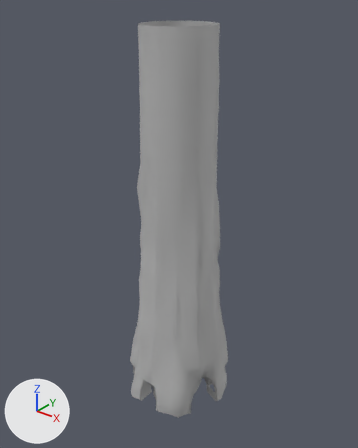
Renders of the FBX model Assets/Models/Großer_Baum.fbx from each side of a commit.
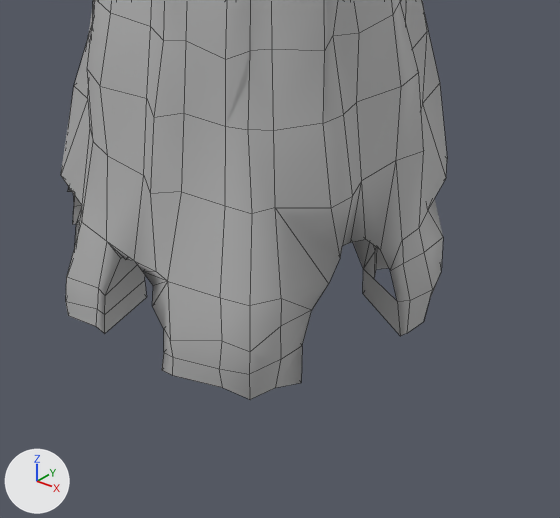
There are two pictures of each version: one whole from a 50 mm lens placed at (7.06, -8.82, 10.59), pointed at (-0.13, 0.16, 5.02), one close up on the part from 32% to 72% of the width and 71% to 100% of the height. Arrows for +X, +Y and +Z are at lower left; the lights stay in place. The close-ups show mesh edges as thin lines. Where no turn or scale is listed for an object, it has been applied to the vertices. Vertices at the same position are counted once.

The scene before the commit, as lines of its bpy script (objects in view):
```python
me_mesh = bpy.data.meshes.new('Mesh')
me_mesh.from_pydata(...)  # 894 vertices, 867 faces; spans x -1.52..1.48, y -1.41..1.41, z -0.04..9.82
me_mesh.materials.append(mat_lambert2)  # grey #bcbcbc
ob_polysurface3 = bpy.data.objects.new('polySurface3', me_mesh)
ob_polysurface3.location = (0.0, 0.0, 0.005)
```
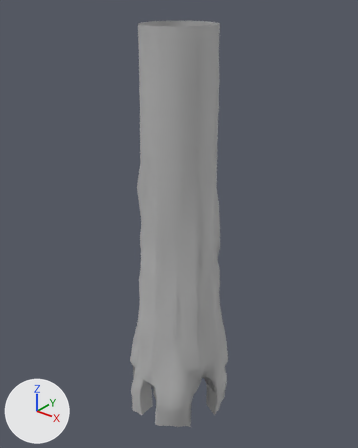
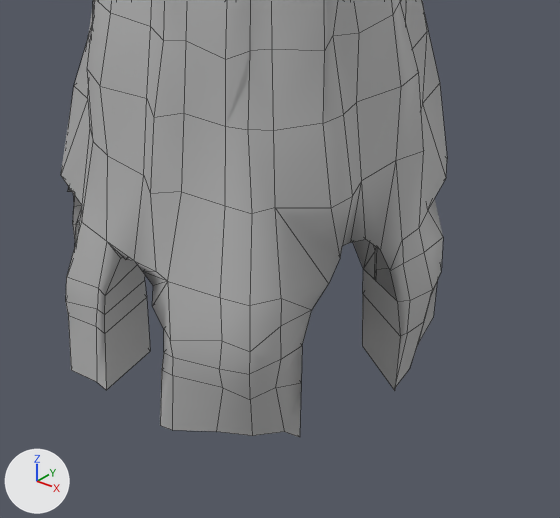
The change, as JSON lines over the scene's bpy script:
```json
{"block": "me_mesh", "where": "# used by ob_polysurface3; location = (0.0, 0.0, 0.005)"}
{"op": "remove", "block": "me_mesh", "code": "me_mesh.from_pydata(...)  # 894 vertices, 867 faces; spans x -1.52..1.48, y -1.41..1.41, z -0.04..9.82"}
{"op": "add", "block": "me_mesh", "code": "me_mesh.from_pydata(...)  # 942 vertices, 915 faces; spans x -1.52..1.48, y -1.41..1.44, z -0.54..9.82"}
{"block": "me_mesh", "change": "me_mesh part 1"}
{"block": "me_mesh", "change": "48 vertices are added at x -1.39..1.38, y -1.4..1.44, z -0.54..-0.46"}
{"block": "me_mesh", "change": "48 new faces join them"}
```

Where the change shows, as pixel boxes [x1, y1, x2, y2] in the close-ups (560 x 518 px):
```json
{"object": "polySurface3", "change": "reshaped", "before": [61, 0, 447, 399], "after": [61, 0, 447, 437]}
{"part": 1, "of": "me_mesh", "change": "added", "after": [68, 224, 437, 437]}
```
